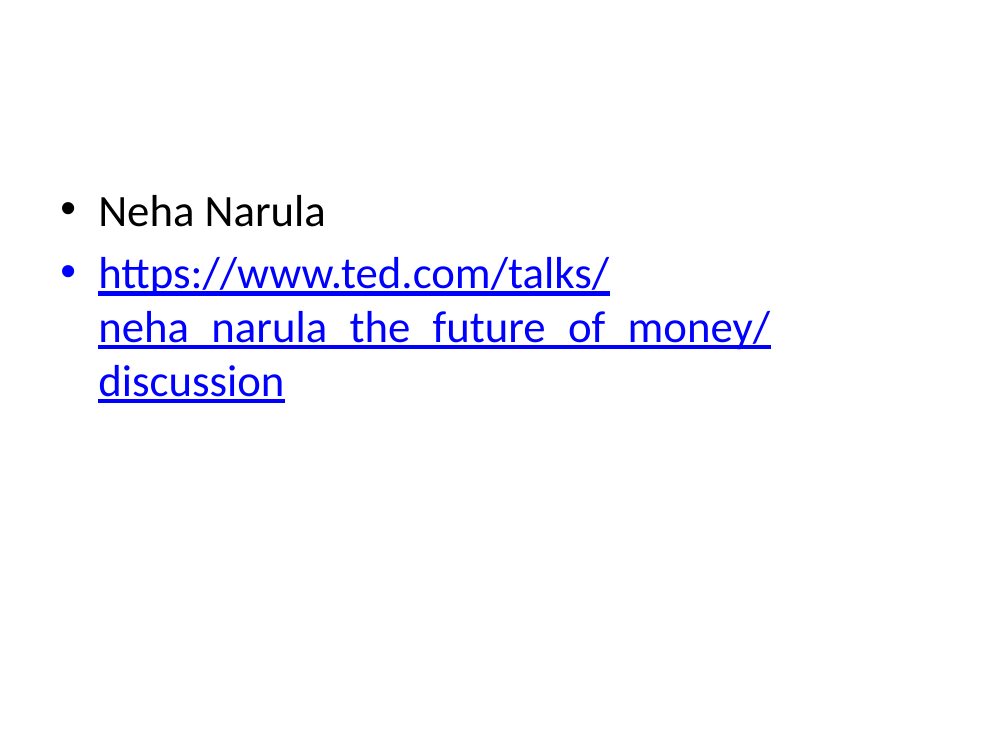
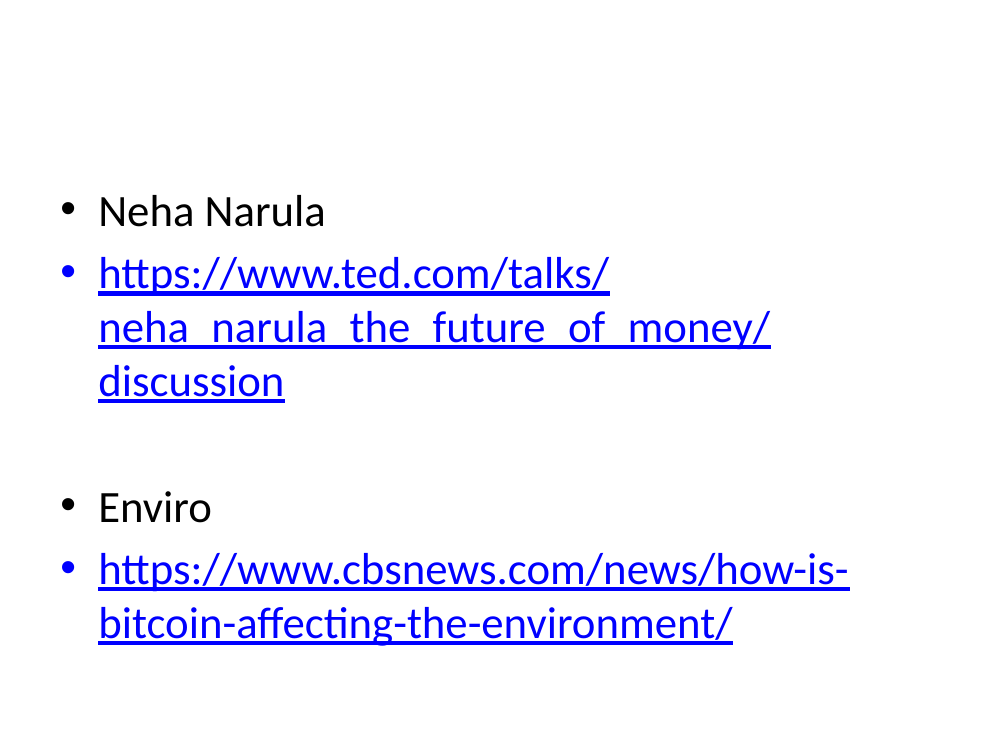
Before and after one commit to Greg5519/ICS3C0, a slide deck: slide 2 of Daily Agendas/Day6.2_PythonMoreVariables.pptx. Drawn at 1008x756 pixels with LibreOffice and Linux fonts; fonts in the diff are those of the drawing. Boxes give left, top, right and bottom in pixels: in the first picture for what was removed or moved away, otherwise in the second. Text is boxed around its words. In the diff, an @@ line names an element or a change of style, - is before the commit and + after.

```diff
--- a/Daily Agendas/Day6.2_PythonMoreVariables.pptx
+++ b/Daily Agendas/Day6.2_PythonMoreVariables.pptx
@@ text at (98, 491, 848, 646): paragraphs added @@
+• Enviro
+• https://www.cbsnews.com/news/how-is-bitcoin-affecting-the-environment/
```
Also in this commit, not shown: 3 other files.
